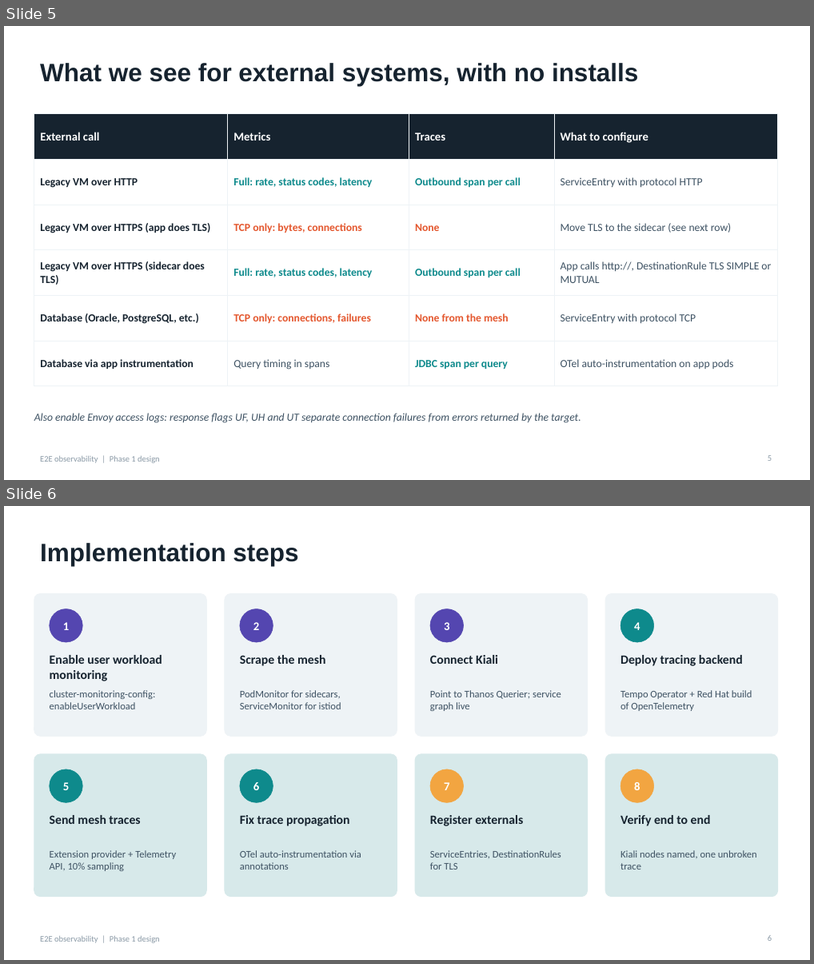
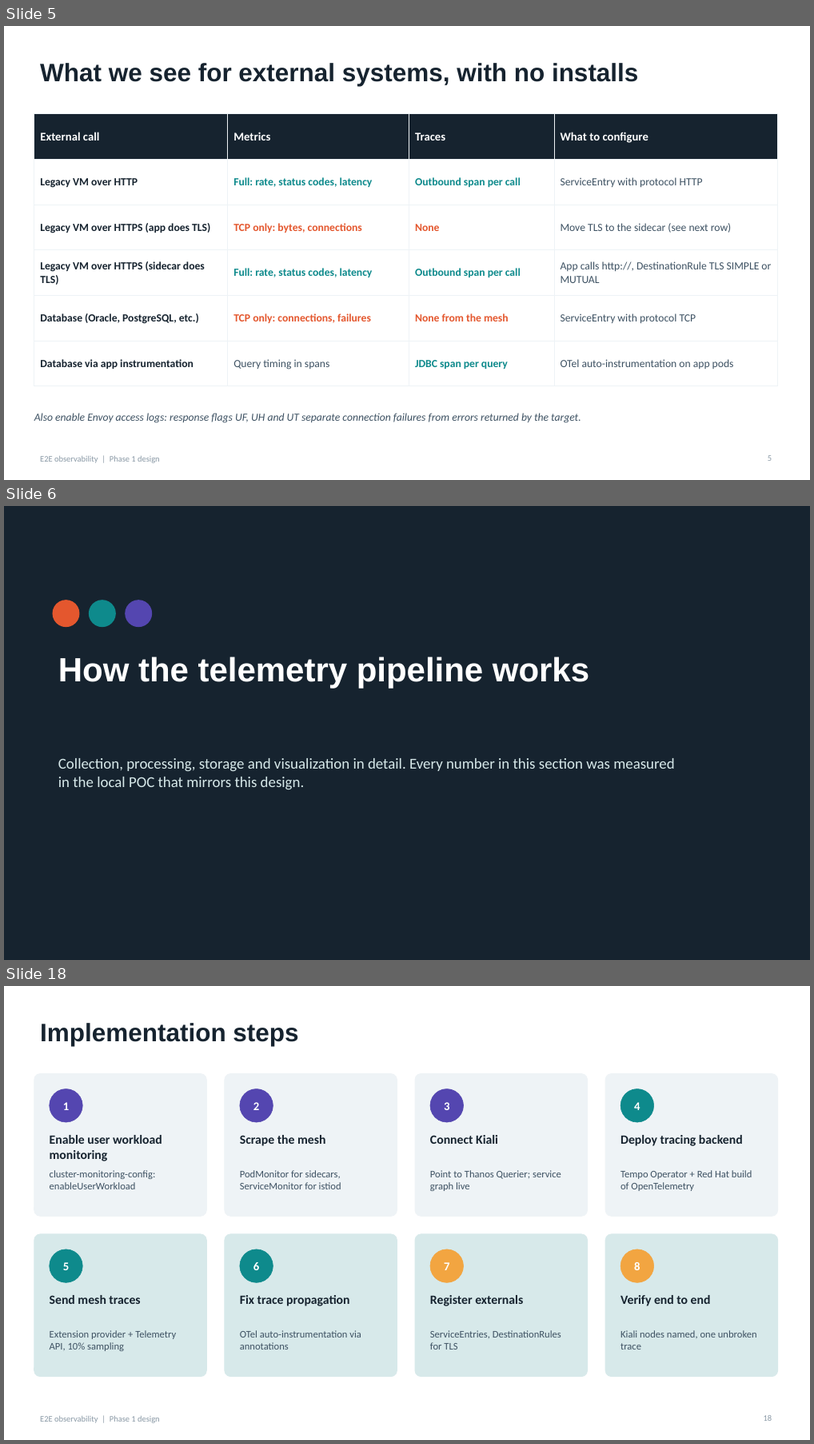
Before and after one commit to canpolatoral/monitoring-poc, a slide deck: docs/e2e_observability_design.pptx. Shown one above the other, each under a label of ours: slides 5 and 6 before the commit, slides 5, 6 and 18 after it; the slides between them are not shown. The pictures are 814x964 and 814x1444 pixels, drawn with LibreOffice and Linux fonts; fonts in the diff are those of the drawing. Boxes give left, top, right and bottom in pixels: in the first picture for what was removed or moved away, otherwise in the second. Text is boxed around its words. In the diff, an @@ line names an element or a change of style, - is before the commit and + after.

```diff
--- a/docs/e2e_observability_design.pptx
+++ b/docs/e2e_observability_design.pptx
@@ slide 6 added at (4,506,810,960), background #16232F @@
@@ ellipse added at (52,600,80,627), fill #E4572E @@
@@ ellipse added at (89,600,116,627), fill #0E8A8C @@
@@ ellipse added at (125,600,152,627), fill #5446B0 @@
@@ title added at (58,656,590,688), 40 pt, text #FFFFFF, bold @@
+How the telemetry pipeline works
@@ text added at (58,758,674,789), 18 pt, text #D7E9EA @@
+Collection, processing, storage and visualization in detail. Every number in this section was measured in the local POC that mirrors this design.
@@ what was slide 6 is now slide 18 @@
@@ page number at (764,1415,773,1420): text changed @@
-6
+18
```
Also in this commit, not shown: 11 other slides added, 6 other files.
